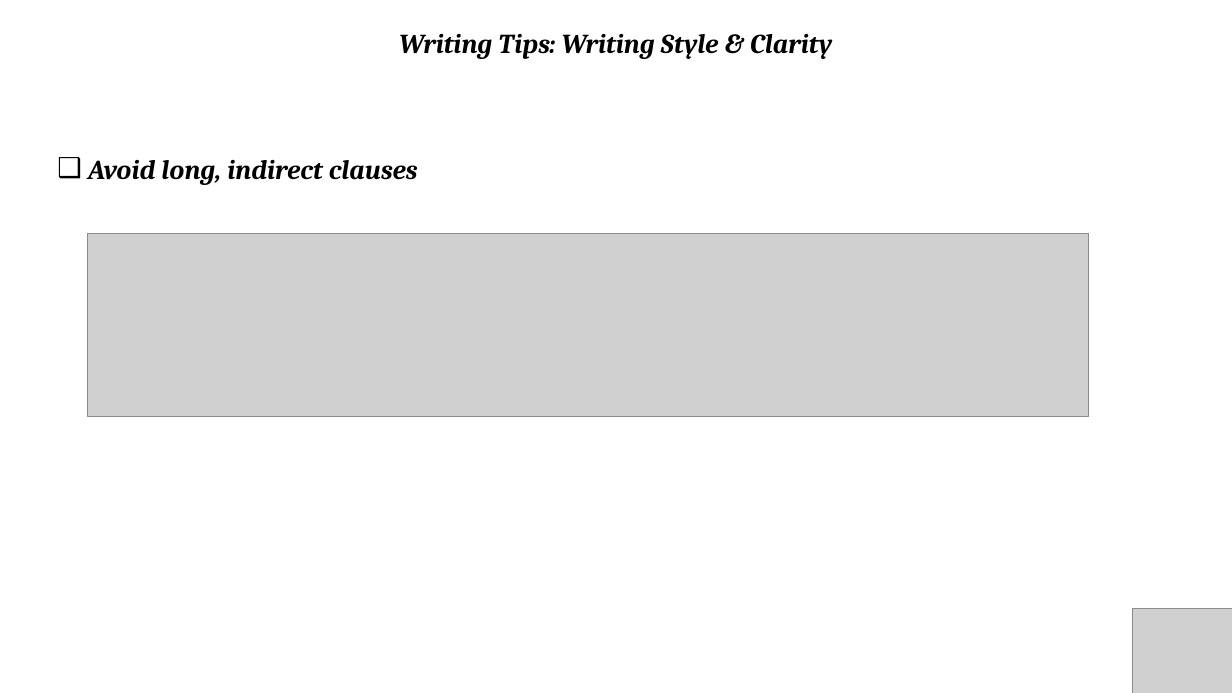
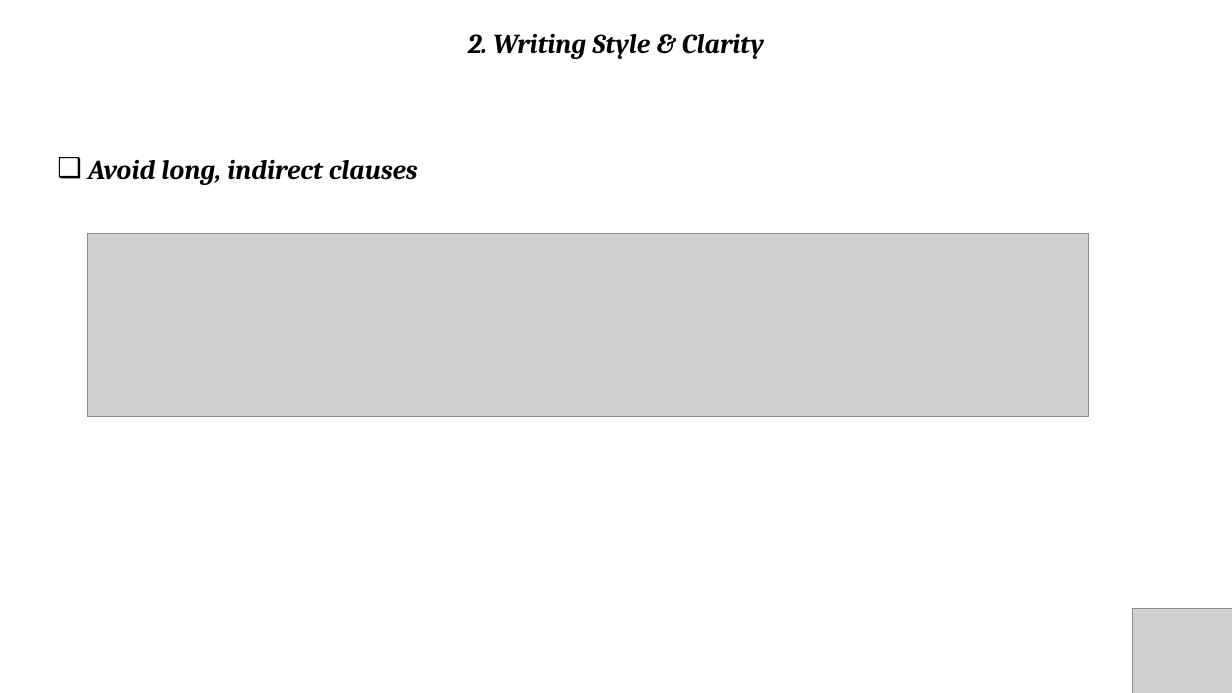
Before and after one commit to RoadwayVR/ResearchWritingToolkit, a slide deck: slide 22 of WritingPractical.pptx. Drawn at 1232x693 pixels with LibreOffice and Linux fonts; fonts in the diff are those of the drawing; grey boxes stand for pictures. Boxes give left, top, right and bottom in pixels: in the first picture for what was removed or moved away, otherwise in the second. Text is boxed around its words. In the diff, an @@ line names an element or a change of style, - is before the commit and + after.

```diff
--- a/WritingPractical.pptx
+++ b/WritingPractical.pptx
@@ text at <box>468,34,764,59</box>: text changed @@
-Writing Tips: Writing Style & Clarity
+2. Writing Style & Clarity
```
Also in this commit, not shown: 14 other slides changed, 1 slide added, 2 other files.
